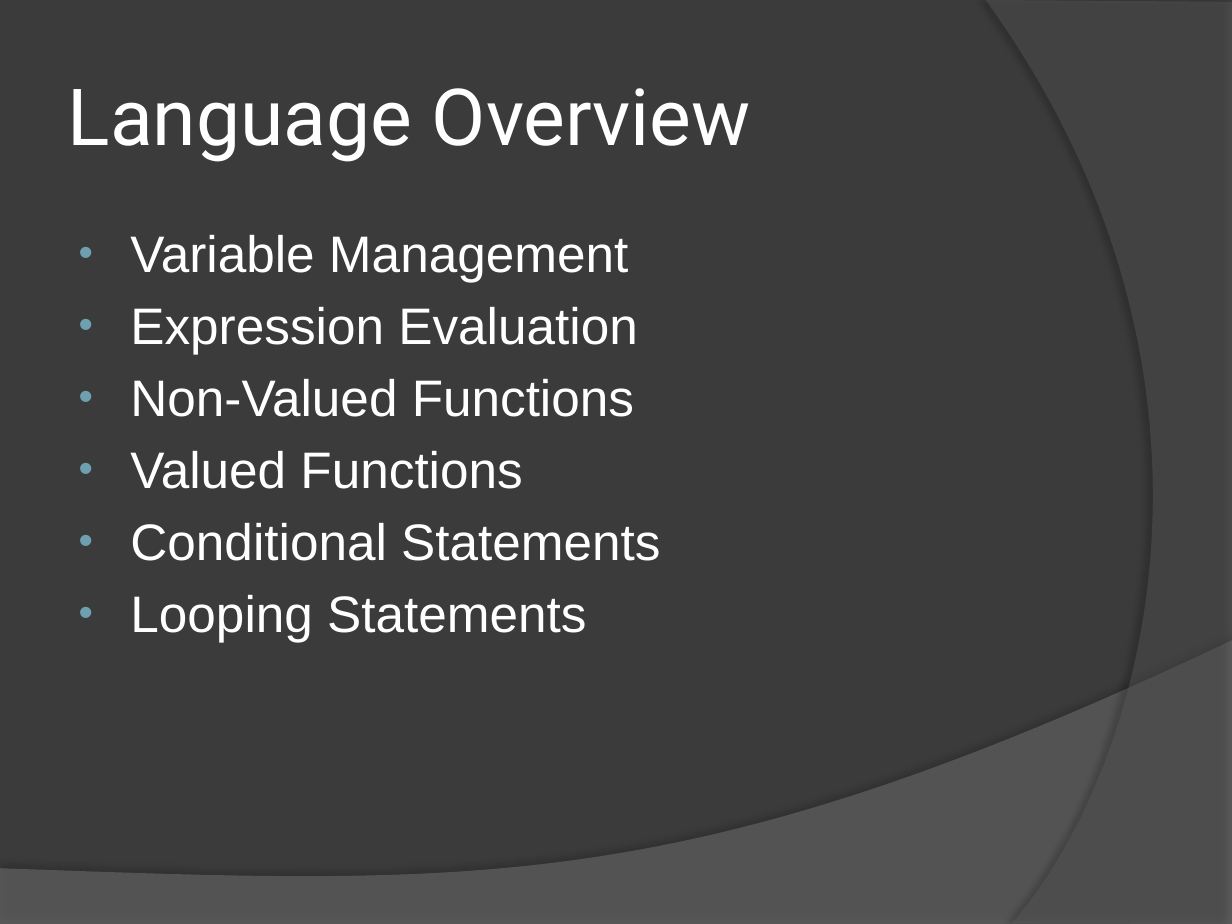
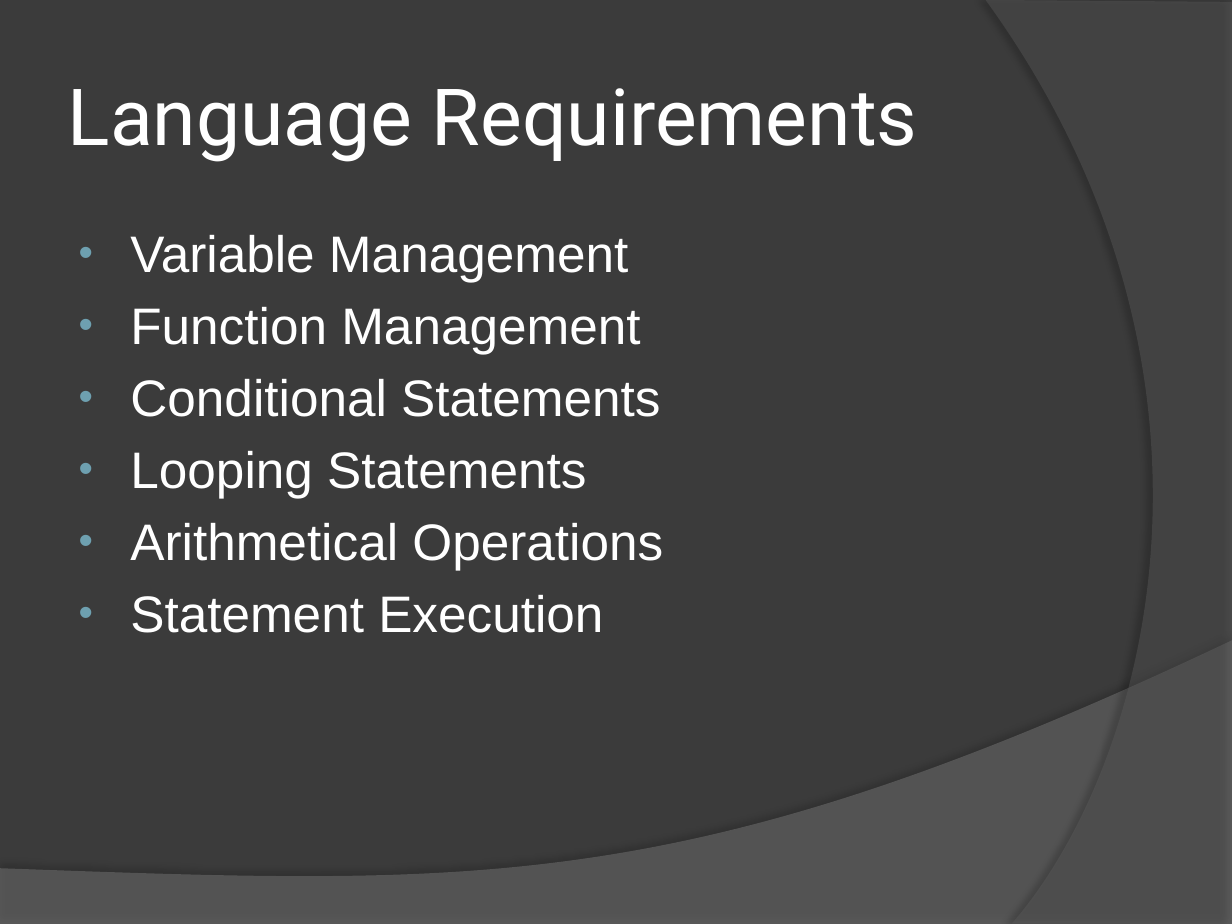
Before and after one commit to wmatson/fluentc, a slide deck: slide 3 of MatsonW_FluentC.pptx. Drawn at 1232x924 pixels with LibreOffice and Linux fonts; fonts in the diff are those of the drawing. Boxes give left, top, right and bottom in pixels: in the first picture for what was removed or moved away, otherwise in the second. Text is boxed around its words. In the diff, an @@ line names an element or a change of style, - is before the commit and + after.

Commit message:
Minor changes for presentation.

```diff
--- a/MatsonW_FluentC.pptx
+++ b/MatsonW_FluentC.pptx
@@ title at box(68, 88, 917, 162): text changed @@
-Language Overview
+Language Requirements
@@ text at box(130, 307, 640, 354): text changed @@
-• Expression Evaluation
-• Non-Valued Functions
-• Valued Functions
+• Function Management
@@ text at box(130, 523, 663, 633): paragraphs added @@
+• Arithmetical Operations
+• Statement Execution
```
Also in this commit, not shown: 3 other slides changed, 1 slide removed, 3 other files.
